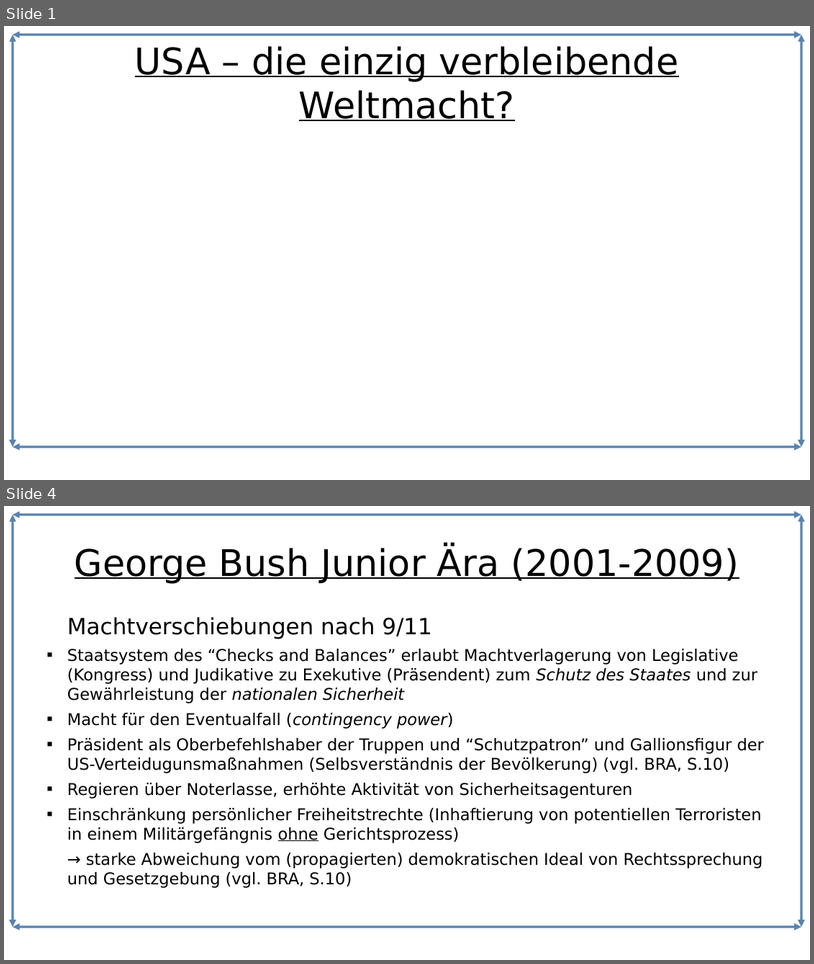
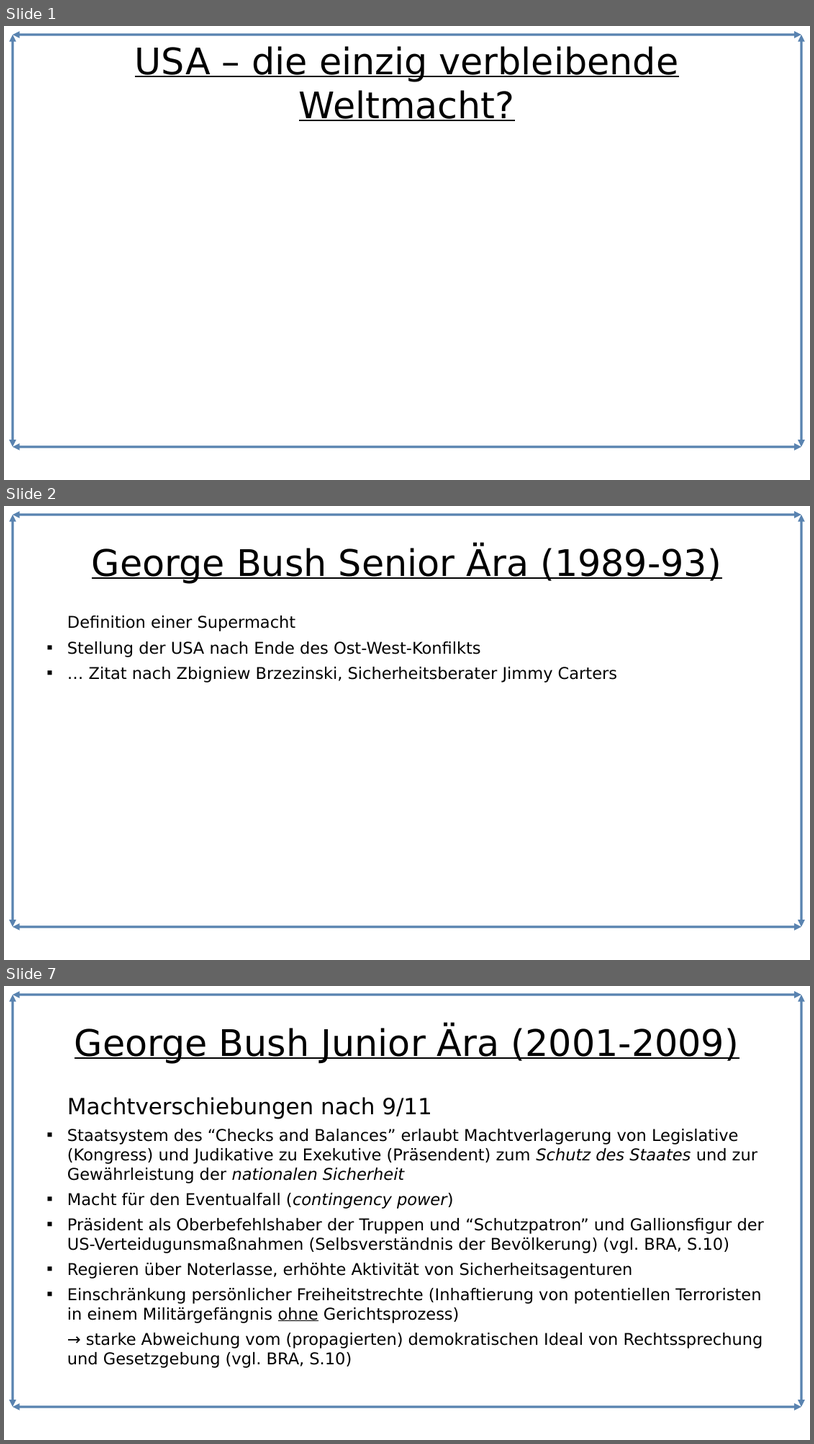
Before and after one commit to Lacrimus/Referat-Geschichte-USA-die-einzig-verbleibende-Weltmacht-, a slide deck: USA-die-einzig-verbleibende-Weltmacht.odp. Shown one above the other, each under a label of ours: slides 1 and 4 before the commit, slides 1, 2 and 7 after it; the slides between them are not shown. The pictures are 814x964 and 814x1444 pixels, drawn with LibreOffice and Linux fonts; fonts in the diff are those of the drawing. Boxes give left, top, right and bottom in pixels: in the first picture for what was removed or moved away, otherwise in the second. Text is boxed around its words. In the diff, an @@ line names an element or a change of style, - is before the commit and + after.

```diff
--- a/USA-die-einzig-verbleibende-Weltmacht.odp
+++ b/USA-die-einzig-verbleibende-Weltmacht.odp
@@ slide 2 added at [4,506,810,960], background #FFFFFF; not listed: 4 template elements that a slide beside it also shows @@
@@ title added at [92,548,722,584], 36 pt, text #000000, underline @@
+George Bush Senior Ära (1989-93)
@@ text added at [67,615,617,682], 16 pt, text #000000 @@
+Definition einer Supermacht
+■ Stellung der USA nach Ende des Ost-West-Konfilkts
+■ … Zitat nach Zbigniew Brzezinski, Sicherheitsberater Jimmy Carters
@@ what was slide 4 is now slide 7 @@
```
Also in this commit, not shown: 6 slides changed, 2 other slides added, 1 slide removed, 1 other file.
